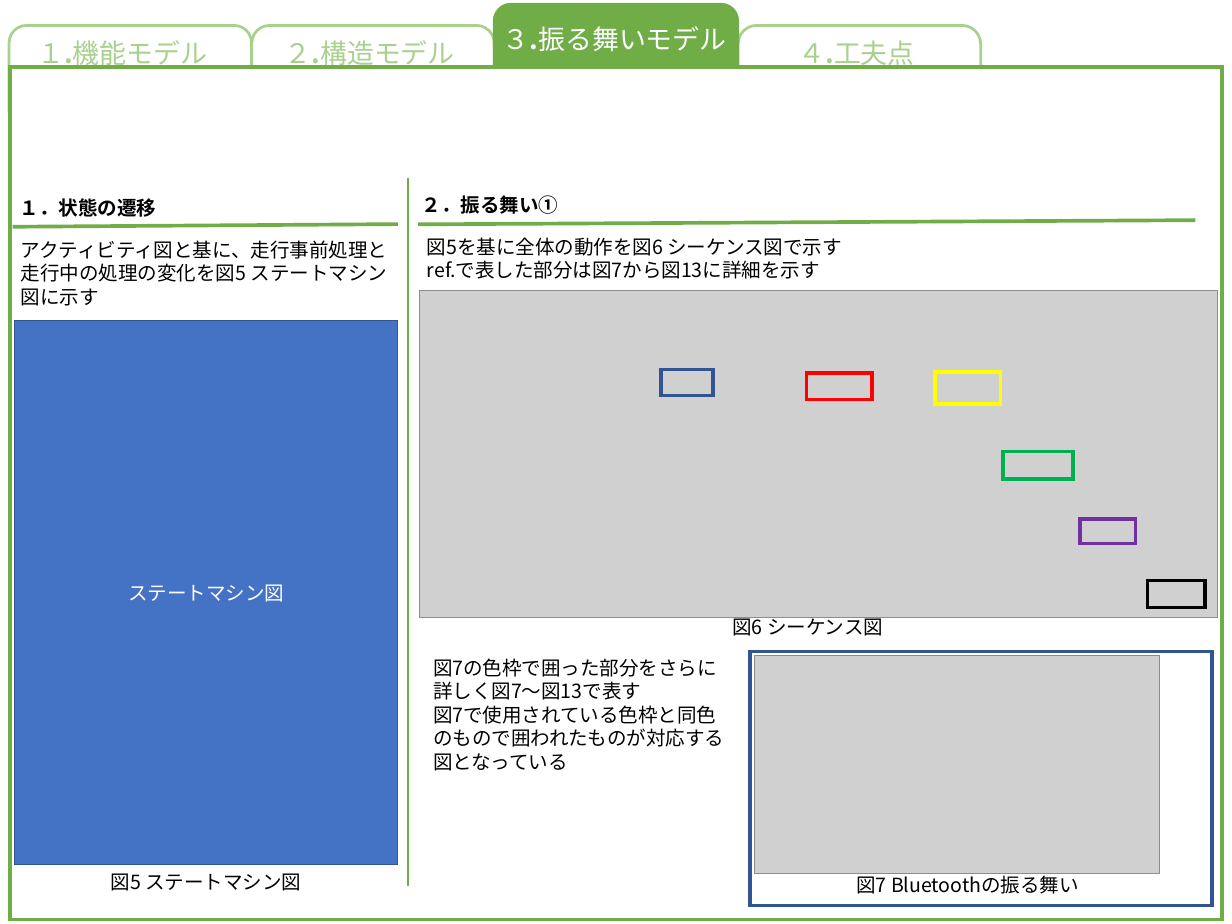
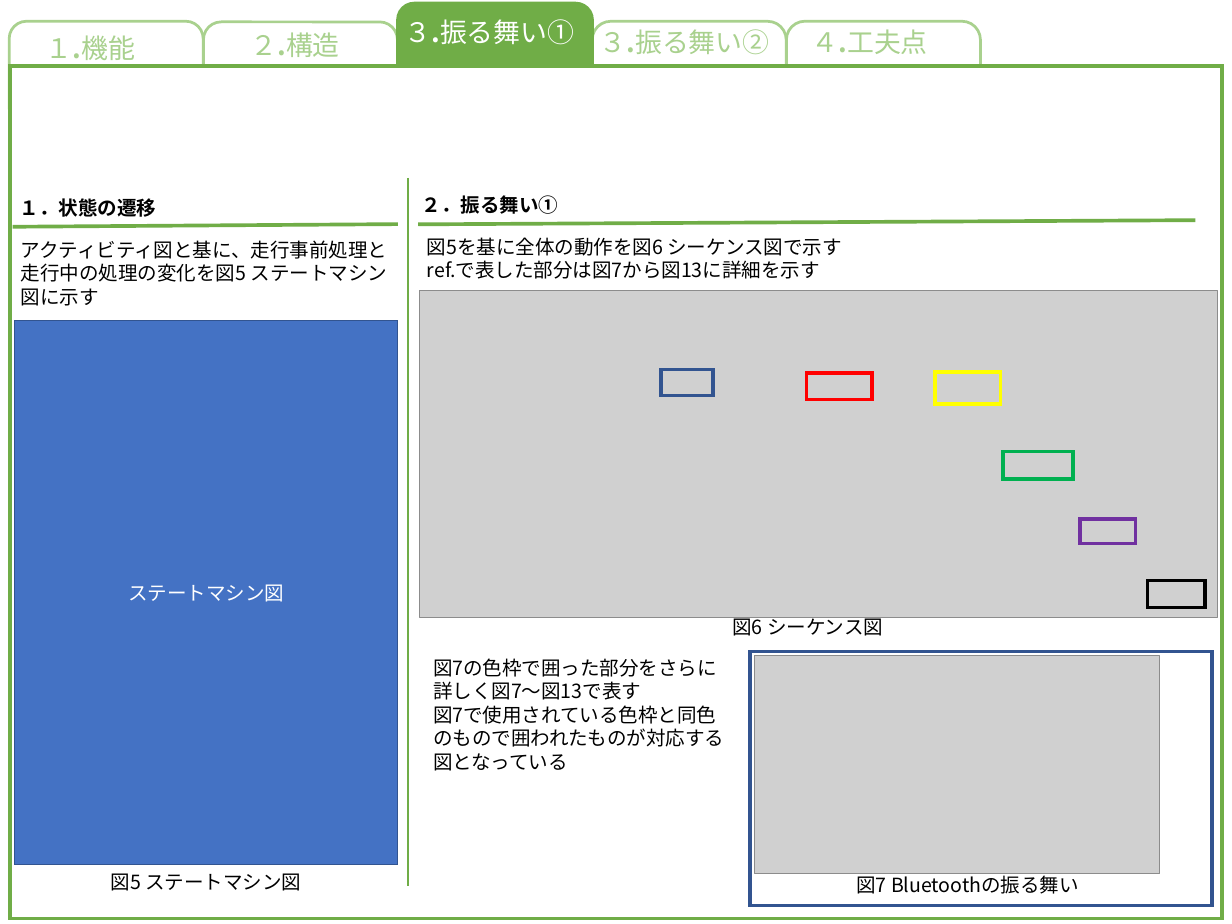
Before and after one commit to akita-lab-2019/model, a slide deck: slide 4 of model_file_template_primary.pptx. Drawn at 1232x924 pixels with LibreOffice and Linux fonts; fonts in the diff are those of the drawing; grey boxes stand for pictures. Boxes give left, top, right and bottom in pixels: in the first picture for what was removed or moved away, otherwise in the second. Text is boxed around its words. In the diff, an @@ line names an element or a change of style, - is before the commit and + after.

```diff
--- a/model_file_template_primary.pptx
+++ b/model_file_template_primary.pptx
@@ rounded rectangle resized from (x1=9, y1=26, x2=252, y2=129) to (x1=9, y1=21, x2=202, y2=125) @@
@@ rounded rectangle resized from (x1=252, y1=26, x2=495, y2=158) to (x1=203, y1=22, x2=397, y2=154) @@
@@ rounded rectangle resized from (x1=495, y1=4, x2=737, y2=122) to (x1=398, y1=4, x2=591, y2=121) @@
@@ text added at (x1=405, y1=19, x2=575, y2=45), 22 pt, text #FFFFFF @@
+３.振る舞い①
@@ rounded rectangle added at (x1=592, y1=21, x2=786, y2=132), fill #FFFFFF, outline #A9D18E 2.25 pt @@
@@ text at (x1=600, y1=24, x2=770, y2=54): text changed; text colour #FFFFFF to #A9D18E @@
-３.振る舞いモデル
+３.振る舞い②
@@ rounded rectangle resized from (x1=738, y1=26, x2=981, y2=136) to (x1=787, y1=21, x2=980, y2=132) @@
@@ text "４.工夫点" rewrapped from (x1=798, y1=40, x2=914, y2=69) to (x1=812, y1=29, x2=928, y2=54) @@
@@ text at (x1=46, y1=35, x2=135, y2=65): text changed @@
-１.機能モデル
+１.機能
@@ text at (x1=251, y1=32, x2=340, y2=57): text changed @@
-２.構造モデル
+２.構造
```
Also in this commit, not shown: 3 other slides changed.
